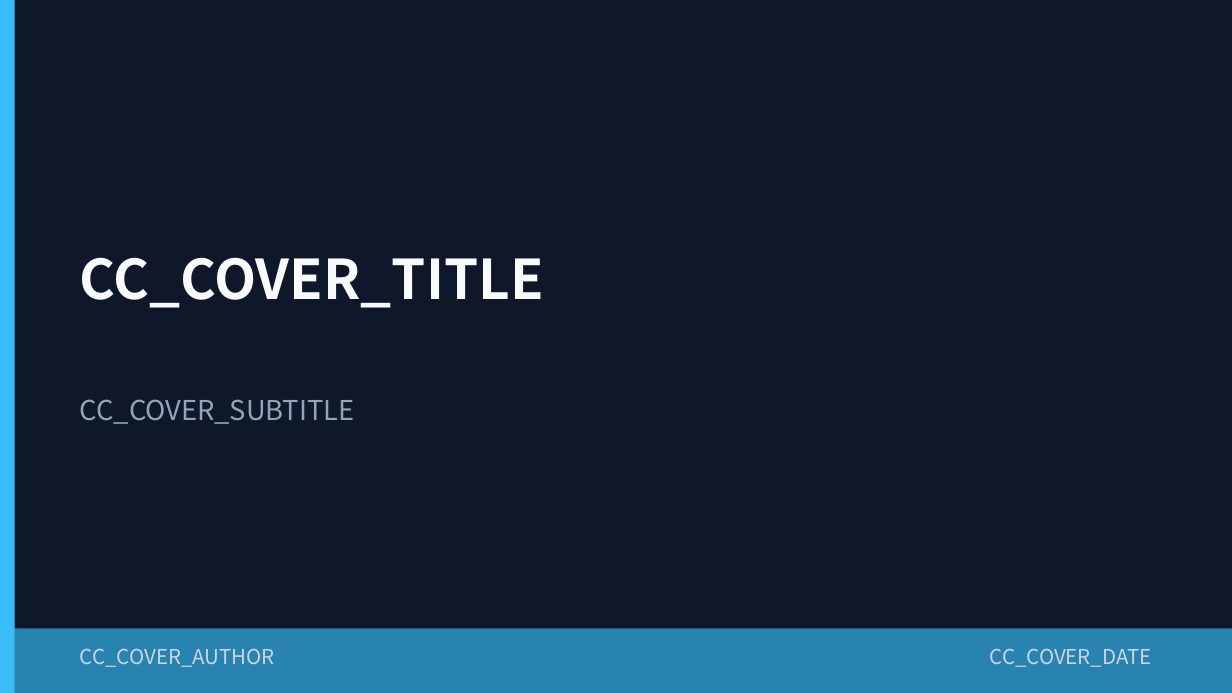
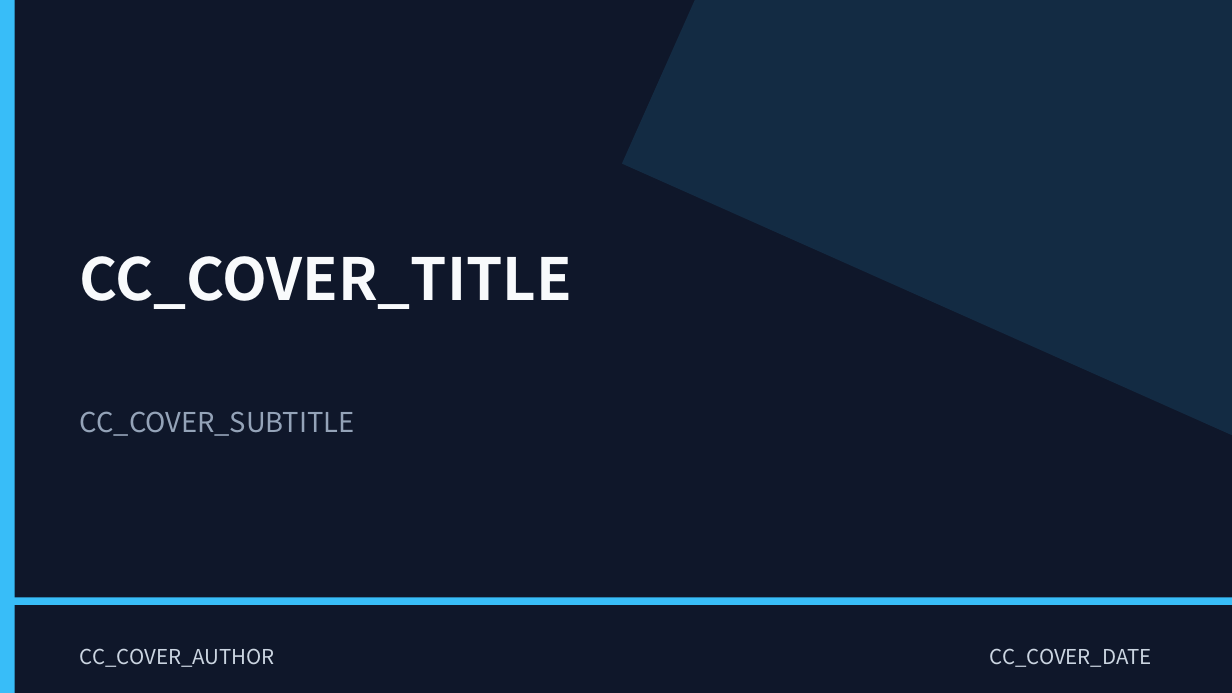
Before and after one commit to holyaugust/chartcraft, a slide deck: slide 1 of public/ppt-beautify/full/dark-modern.pptx. Drawn at 1232x693 pixels with LibreOffice and Linux fonts; fonts in the diff are those of the drawing. Boxes give left, top, right and bottom in pixels: in the first picture for what was removed or moved away, otherwise in the second. Text is boxed around its words. In the diff, an @@ line names an element or a change of style, - is before the commit and + after.

```diff
--- a/public/ppt-beautify/full/dark-modern.pptx
+++ b/public/ppt-beautify/full/dark-modern.pptx
@@ rectangle added at [622, 0, 1232, 464], fill #38BDF8 at 12% opacity @@
@@ text "CC_COVER_TITLE" at [80, 256, 572, 309]: size 32 to 34 pt @@
@@ text "CC_COVER_SUBTITLE": place and size @@
-text "CC_COVER_SUBTITLE" at [80, 399, 355, 424]
+text "CC_COVER_SUBTITLE" at [80, 411, 355, 436]
@@ rectangle: place and size @@
-rectangle at [0, 628, 1232, 693]
+rectangle at [0, 598, 1232, 605]
@@ rectangle at [0, 598, 1232, 605]: fill #38BDF8 at 65% opacity to #38BDF8 @@
```
Also in this commit, not shown: 12 other slides changed, 52 other files.
